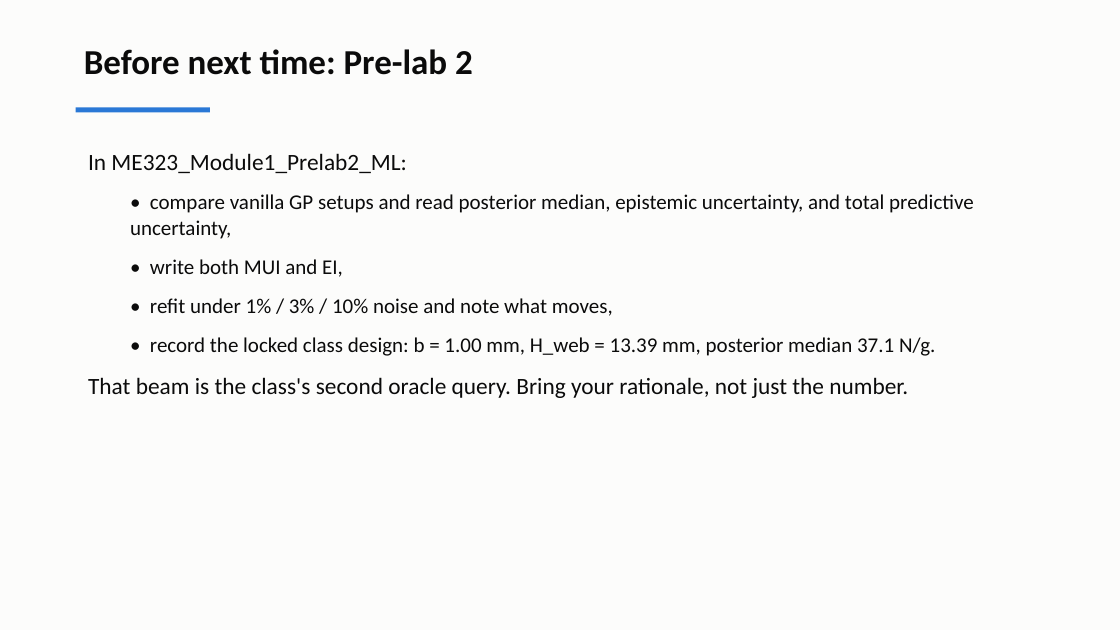
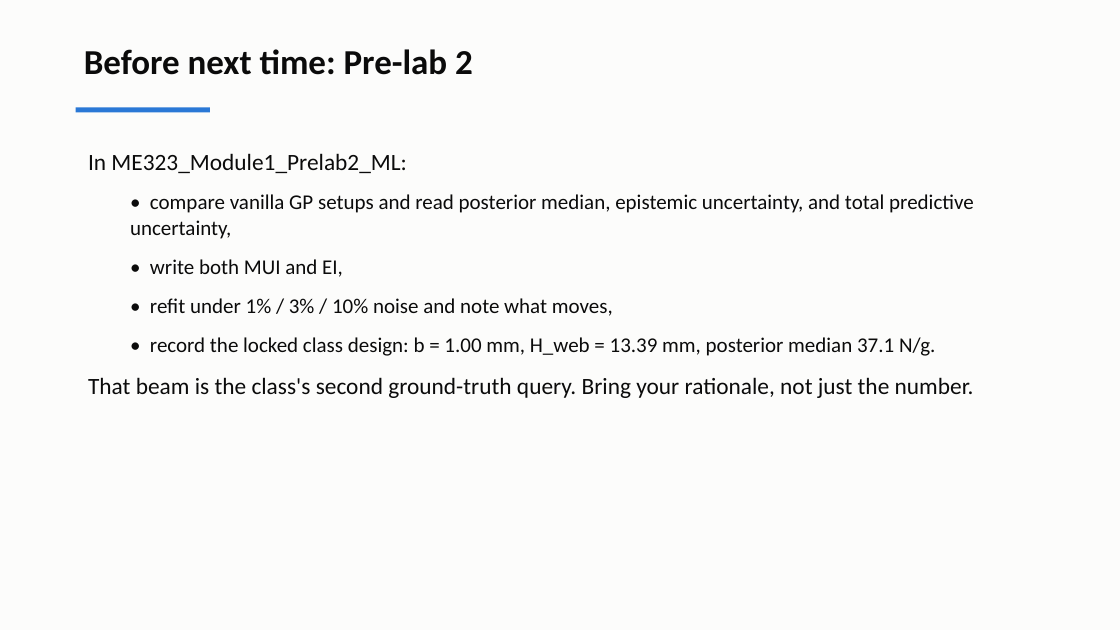
Before and after one commit to andrewvoss8-boop/core-me-data-science-activities-public, a slide deck: slide 22 of me323/Module1_drafts/ME323_Module1_Lecture2.pptx. Drawn at 1120x630 pixels with LibreOffice and Linux fonts; fonts in the diff are those of the drawing. Boxes give left, top, right and bottom in pixels: in the first picture for what was removed or moved away, otherwise in the second. Text is boxed around its words. In the diff, an @@ line names an element or a change of style, - is before the commit and + after.

```diff
--- a/me323/Module1_drafts/ME323_Module1_Lecture2.pptx
+++ b/me323/Module1_drafts/ME323_Module1_Lecture2.pptx
@@ text at (88,377,974,398): text changed @@
-That beam is the class's second oracle query. Bring your rationale, not just the number.
+That beam is the class's second ground-truth query. Bring your rationale, not just the number.
```
Also in this commit, not shown: 3 other slides changed, 20 other files.
